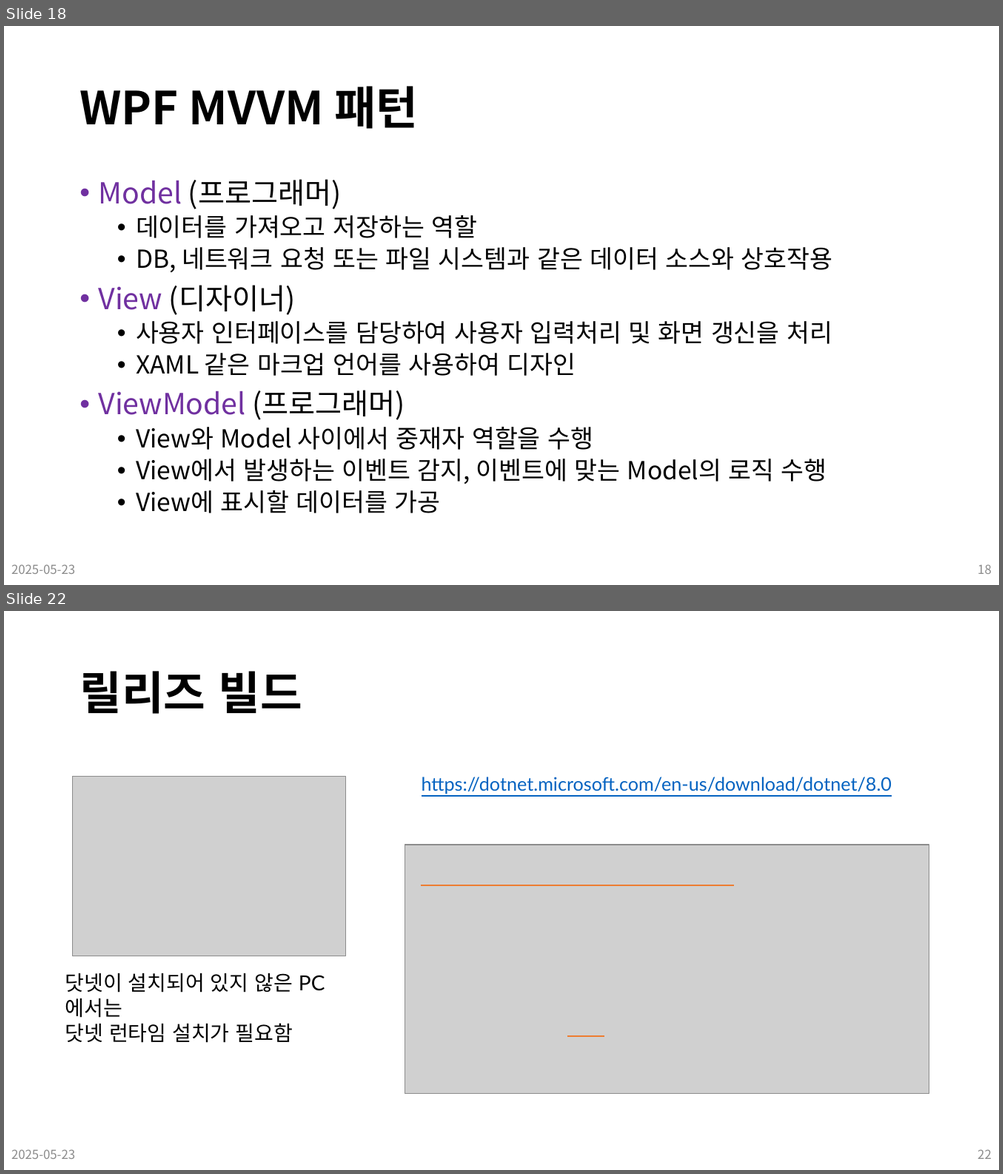
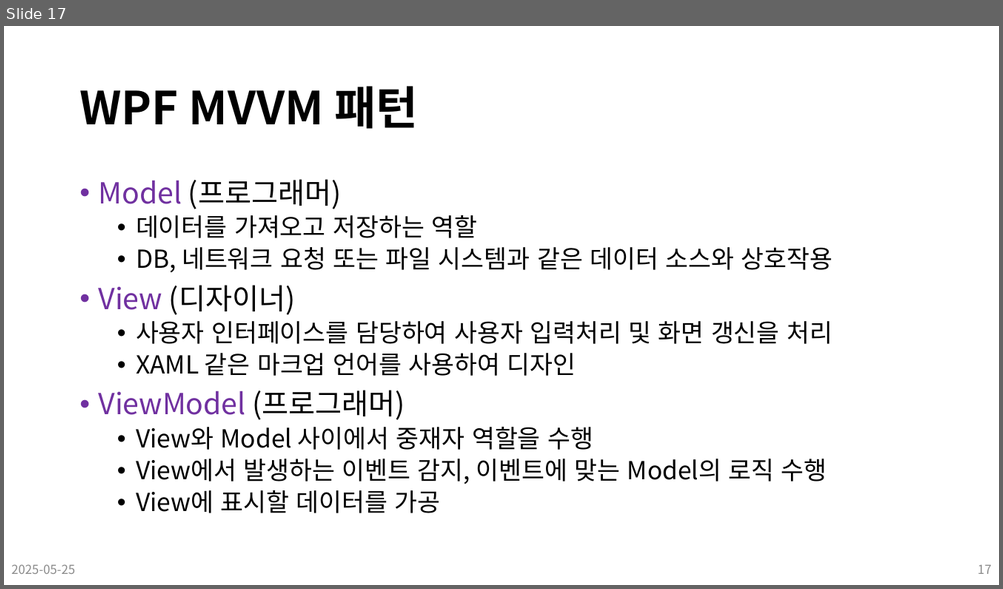
Before and after one commit to Leader-Lesson/KDT_SF_Short_5th, a slide deck: material/19_CSharp_WPF (디자인 패턴).pptx. Shown one above the other, each under a label of ours: slides 18 and 22 before the commit, slide 17 after it; the slides between them are not shown. The pictures are 1003x1174 and 1003x589 pixels, drawn with LibreOffice and Linux fonts; fonts in the diff are those of the drawing; grey boxes stand for pictures; background and template pictures are left out. Boxes give left, top, right and bottom in pixels: in the first picture for what was removed or moved away, otherwise in the second. Text is boxed around its words. In the diff, an @@ line names an element or a change of style, - is before the commit and + after.

```diff
--- a/material/19_CSharp_WPF (디자인 패턴).pptx
+++ b/material/19_CSharp_WPF (디자인 패턴).pptx
@@ slide 22 removed at [4,611,999,1170], background #FFFFFF @@
@@ title removed at [79,671,302,714] @@
-릴리즈 빌드
@@ picture removed at [72,777,346,957] @@
@@ text removed at [421,777,892,795] @@
-https://dotnet.microsoft.com/en-us/download/dotnet/8.0
@@ picture removed at [404,846,929,1094] @@
@@ line removed from (421, 886) to (734, 886) @@
@@ text removed at [65,973,293,1043] @@
-닷넷이 설치되어 있지 않은 PC에서는
-닷넷 런타임 설치가 필요함
@@ line removed from (567, 1037) to (604, 1037) @@
@@ text removed at [11,1150,75,1159] @@
-2025-05-23
@@ page number removed at [977,1150,991,1159] @@
-22
@@ what was slide 18 is now slide 17 @@
@@ slide 17 changed as well @@
@@ text at [11,565,75,574]: text changed @@
-2025-05-23
+2025-05-25
@@ page number at [977,565,991,574]: text changed @@
-18
+17
```
Also in this commit, not shown: 17 other slides changed, 7 other slides removed, 8 other files.
